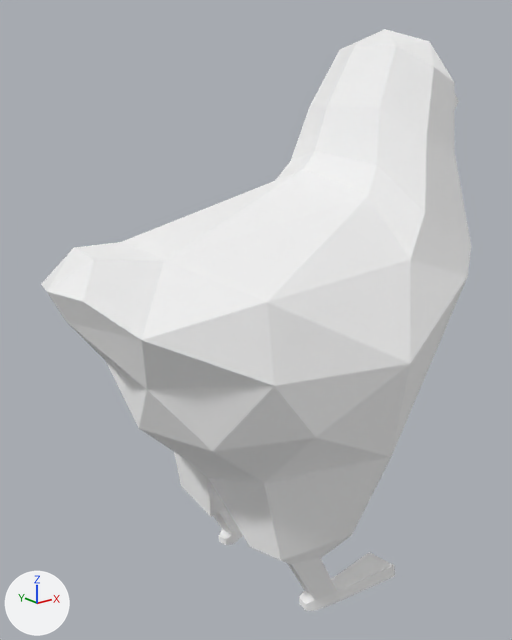
Renders of the glTF model runtime/creatures/chick.glb from each side of a commit.
Rendered twice from a 50 mm lens placed at (-3.92, -4.32, 2.33), pointed at (-0.32, 0.19, 0.52). The lights are fixed; the arrows at lower left show +X, +Y and +Z. The older version comes first. Where no turn or scale is listed for an object, it has been applied to the vertices.
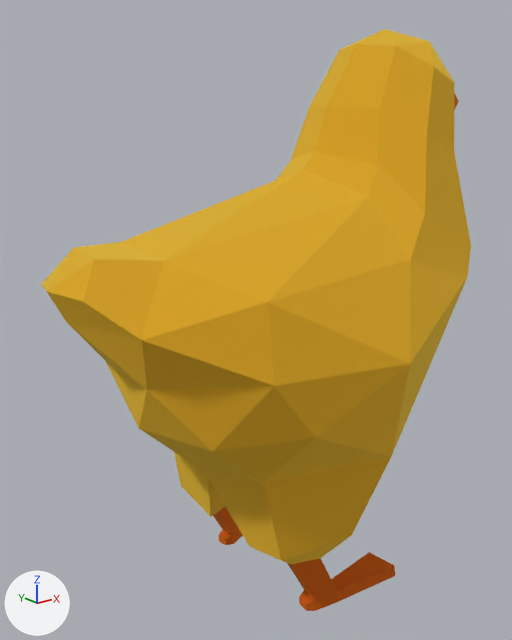
The change, as JSON lines over the scene's bpy script:
```json
{"op": "set", "path": "mat_material_001.base_color", "old": "(1.0, 1.0, 1.0)", "new": "(0.896, 0.651, 0.0723)", "note": "white #ffffff -> yellow #f3d34c"}
{"op": "set", "path": "mat_material_002.base_color", "old": "(1.0, 1.0, 1.0)", "new": "(0.807, 0.25, 0.0273)", "note": "white #ffffff -> orange #e8892e"}
```

What differs and where, as boxes [x1, y1, x2, y2] in the pictures (512 x 640 px):
```json
{"object": "Icosphere", "change": "recoloured", "before": [41, 29, 471, 611], "after": [41, 29, 471, 611], "on screen": "white to yellow"}
```
